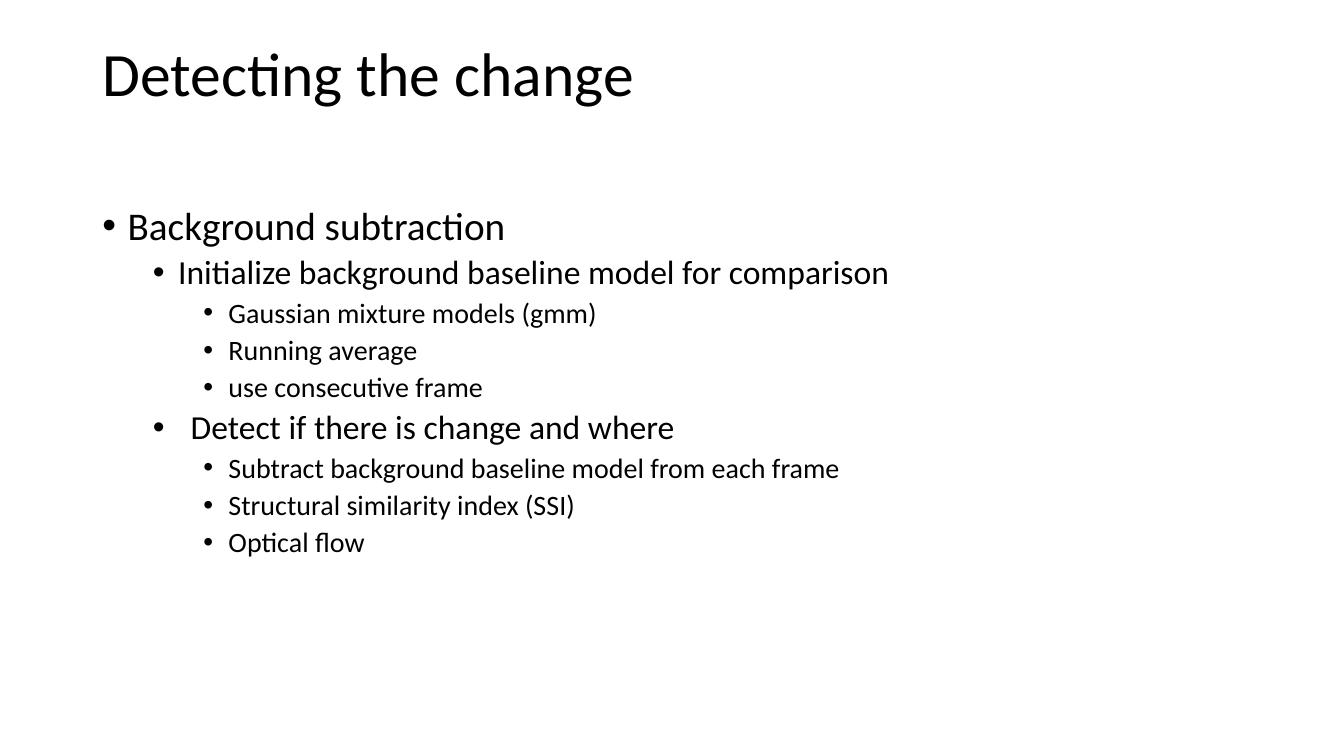
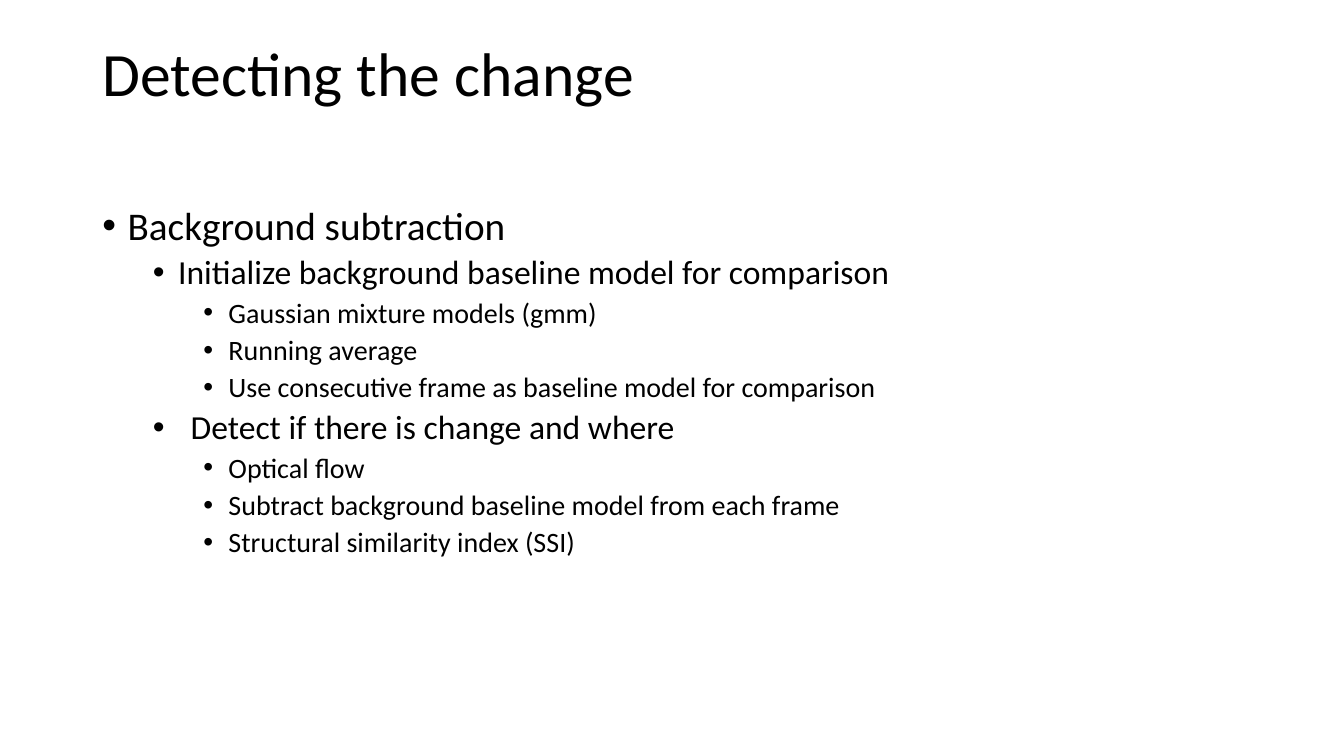
Before and after one commit to yishaiar/identify_static_video_changes, a slide deck: slide 3 of video_change_detection.pptx. Drawn at 1344x756 pixels with LibreOffice and Linux fonts; fonts in the diff are those of the drawing. Boxes give left, top, right and bottom in pixels: in the first picture for what was removed or moved away, otherwise in the second. Text is boxed around its words. In the diff, an @@ line names an element or a change of style, - is before the commit and + after.

```diff
--- a/video_change_detection.pptx
+++ b/video_change_detection.pptx
@@ text at box(228, 377, 876, 402): text changed @@
-    • use consecutive frame
+    • Use consecutive frame as baseline model for comparison
@@ text at box(228, 458, 365, 483): paragraph added @@
+    • Optical flow
@@ text at box(228, 532, 365, 557): paragraph removed @@
-    • Optical flow
```
Also in this commit, not shown: 14 other files.
